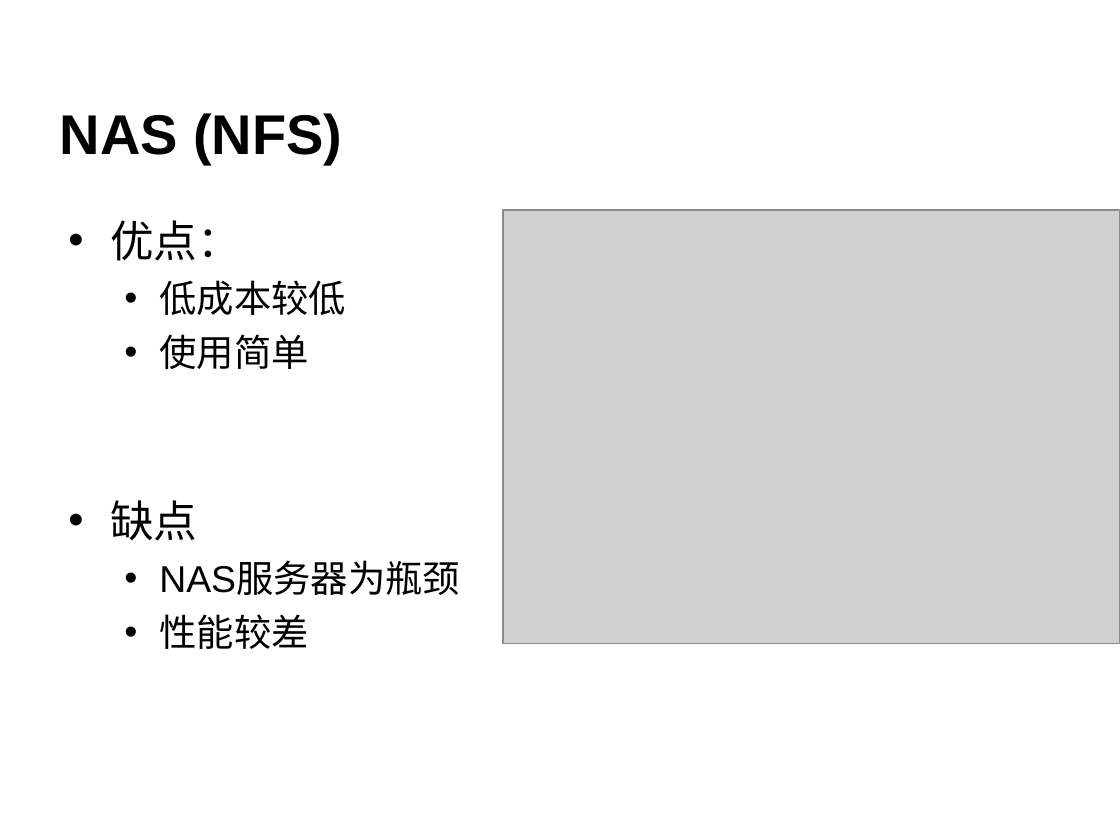
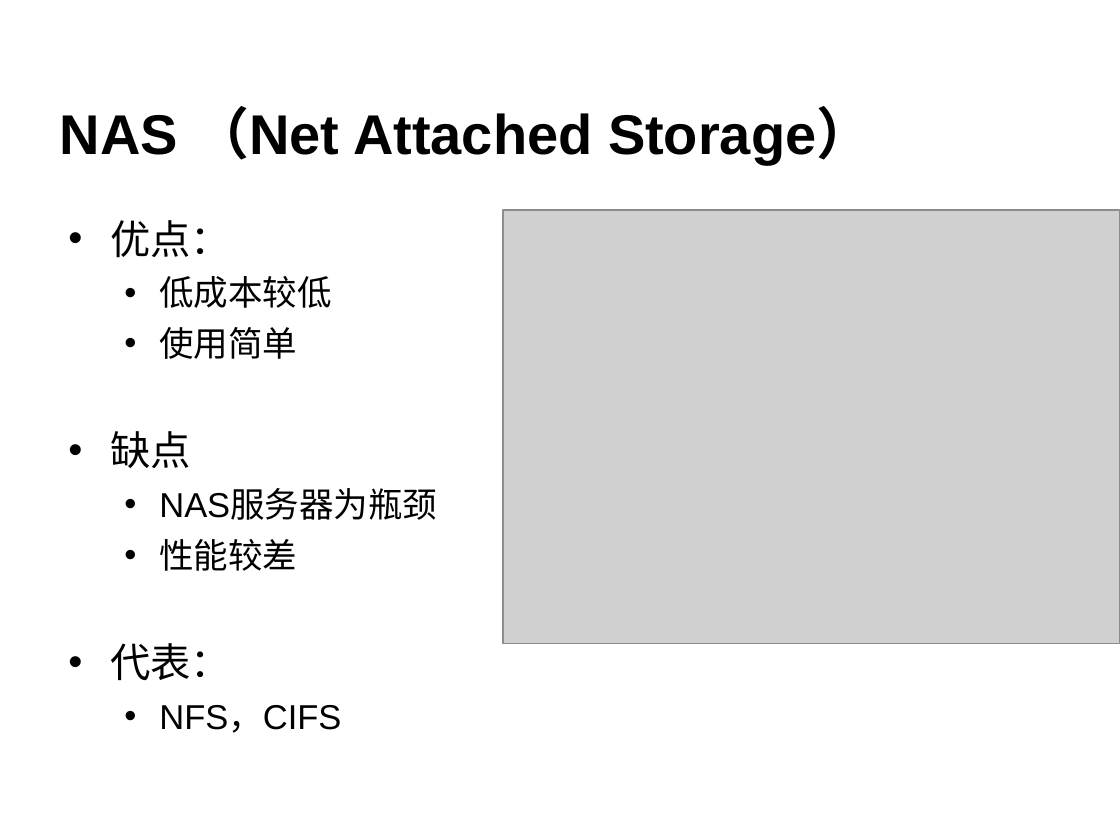
Before and after one commit to cheliequan/idning-paper, a slide deck: slide 6 of draft/答辩.ppt. Drawn at 1120x840 pixels with LibreOffice and Linux fonts; fonts in the diff are those of the drawing; grey boxes stand for pictures; background and template pictures are left out. Boxes give left, top, right and bottom in pixels: in the first picture for what was removed or moved away, otherwise in the second. Text is boxed around its words. In the diff, an @@ line names an element or a change of style, - is before the commit and + after.

```diff
--- a/draft/答辩.ppt
+++ b/draft/答辩.ppt
@@ title at bbox=[60, 106, 873, 164]: text changed @@
-NAS (NFS)
+NAS （Net Attached Storage）
@@ text at bbox=[110, 220, 437, 571]: size 28 to 25.9 pt in "优点：", "缺点"; size 24 to 22.2 pt in "低成本较低", "使用简单", "NAS服务器为瓶颈", "性能较差" @@
@@ text at bbox=[110, 643, 341, 733]: paragraphs added @@
+• 代表：
+  • NFS，CIFS
```
Also in this commit, not shown: 14 other slides changed, 2 slides added.
